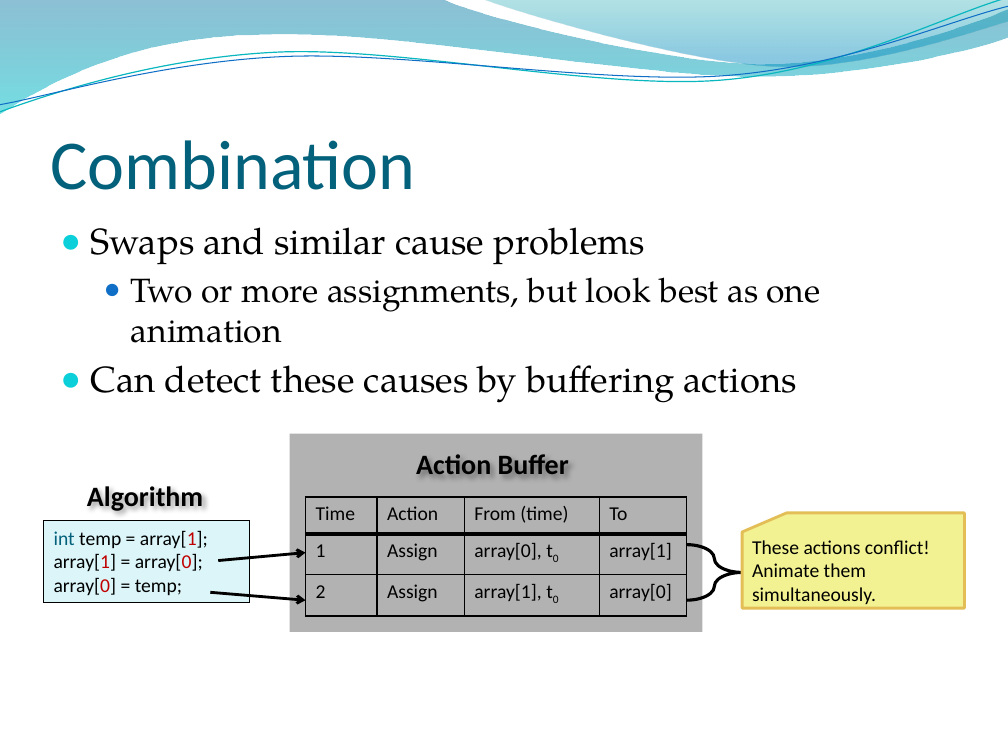
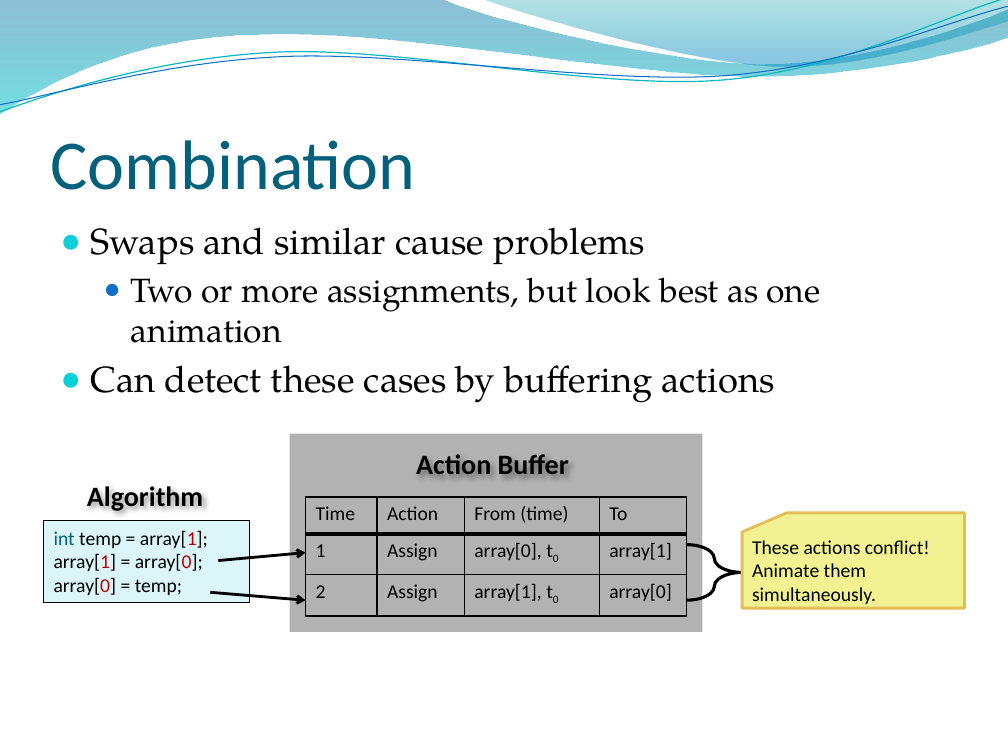
Before and after one commit to Seltzer/Algovis---Algorithm-Visualisation, a slide deck: slide 13 of docs/conference presentation - the real thing.pptx. Drawn at 1008x756 pixels with LibreOffice and Linux fonts; fonts in the diff are those of the drawing; background and template pictures are left out. Boxes give left, top, right and bottom in pixels: in the first picture for what was removed or moved away, otherwise in the second. Text is boxed around its words. In the diff, an @@ line names an element or a change of style, - is before the commit and + after.

Commit message:
more slide updates

```diff
--- a/docs/conference presentation - the real thing.pptx
+++ b/docs/conference presentation - the real thing.pptx
@@ text at [91, 365, 775, 403]: text changed @@
-● Can detect these causes by buffering actions
+● Can detect these cases by buffering actions
```
Also in this commit, not shown: 2 other slides changed.
